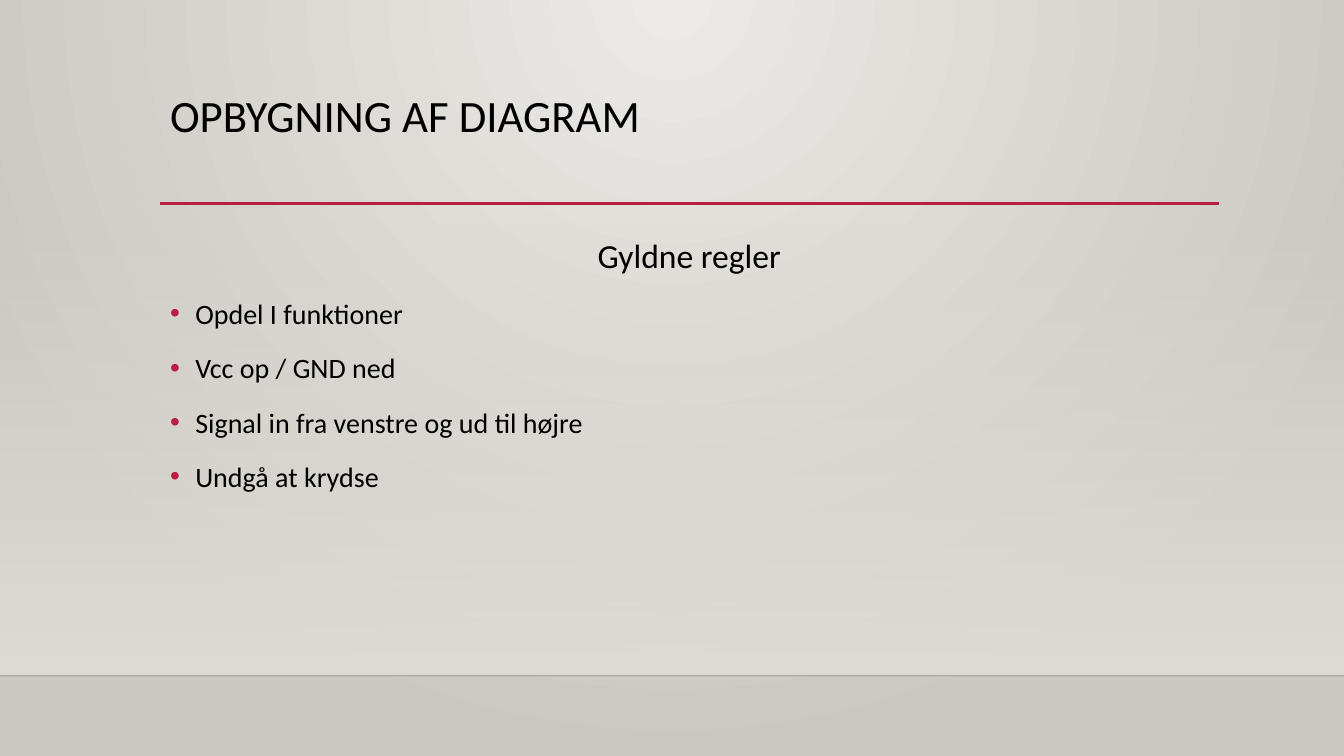
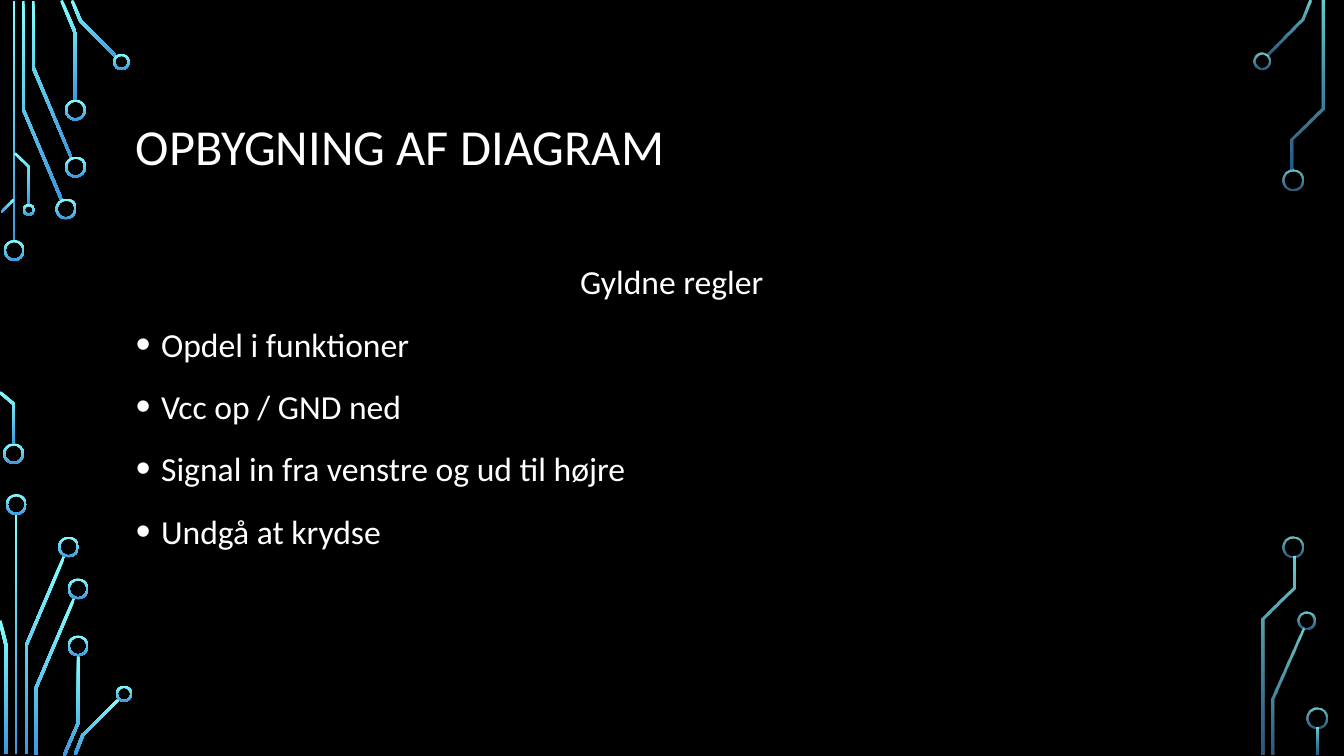
Before and after one commit to gert-lauritsen/Kicad-schematic, a slide deck: slide 6 of Kicad Schematic.pptx. Drawn at 1344x756 pixels with LibreOffice and Linux fonts; fonts in the diff are those of the drawing; background and template pictures are left out. Boxes give left, top, right and bottom in pixels: in the first picture for what was removed or moved away, otherwise in the second. Text is boxed around its words. In the diff, an @@ line names an element or a change of style, - is before the commit and + after.

```diff
--- a/Kicad Schematic.pptx
+++ b/Kicad Schematic.pptx
@@ background gradient #ECEAE7 to #CAC7C1 to picture (left out) @@
@@ title "OPBYGNING AF DIAGRAM": place and size @@
-title "OPBYGNING AF DIAGRAM" at [170,103,640,133]
+title "OPBYGNING AF DIAGRAM" at [136,132,664,166]
@@ title "OPBYGNING AF DIAGRAM" at [136,132,664,166]: size 32 to 36 pt, text colour #000000 to #FFFFFF; vertical alignment top to middle @@
@@ line removed from (160, 204) to (1220, 204) @@
@@ rectangle removed at [0,223,1344,676] @@
@@ text "Gyldne regler": place and size @@
-text "Gyldne regler" at [195,244,781,492]
+text "Gyldne regler" at [161,270,763,550]
@@ text at [161,270,763,550]: text colour #000000 to #FFFFFF in "Gyldne regler", "Vcc op / GND ned", "Signal in fra venstre og ud til ...", "Undgå at krydse"; size 20 to 24 pt in "Vcc op / GND ned", "Signal in fra venstre og ud til ...", "Undgå at krydse" @@
@@ text at [161,333,409,363]: text changed; size 20 to 24 pt; text colour #000000 to #FFFFFF @@
-• Opdel I funktioner
+• Opdel i funktioner
@@ line removed from (0, 676) to (1344, 676) @@
@@ group added at [0,0,1328,756]: 33 freeform shapes, 3 rectangles @@
```
Also in this commit, not shown: 12 other slides changed, 1 slide added, 1 other file.
